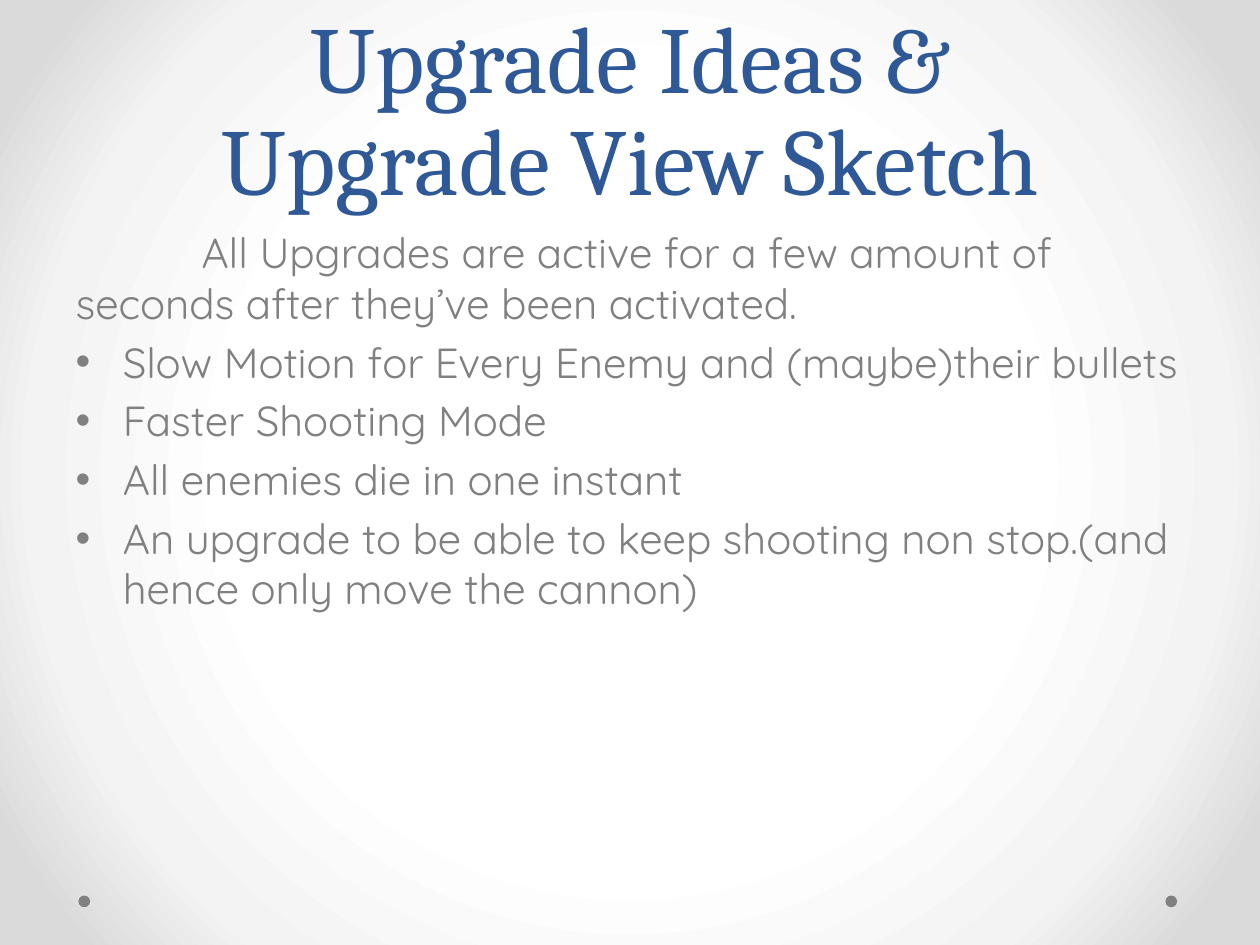
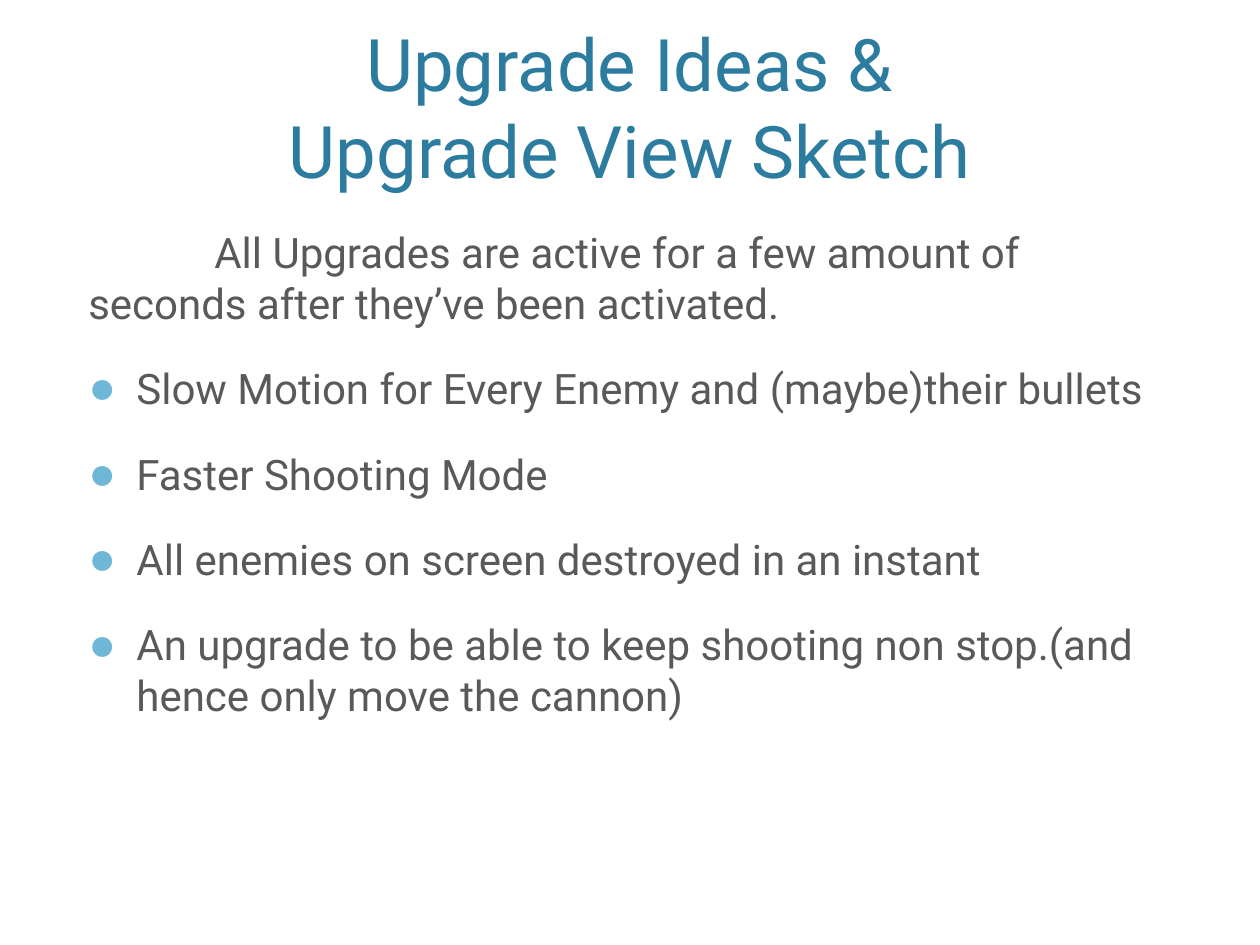
Before and after one commit to mremad/SpaceInvaders-iOS, a slide deck: slide 9 of IPhonePresentation.pptx (slide 4 before the commit). Drawn at 1260x945 pixels with LibreOffice and Linux fonts; fonts in the diff are those of the drawing; background and template pictures are left out. Boxes give left, top, right and bottom in pixels: in the first picture for what was removed or moved away, otherwise in the second. Text is boxed around its words. In the diff, an @@ line names an element or a change of style, - is before the commit and + after.

```diff
--- a/IPhonePresentation.pptx
+++ b/IPhonePresentation.pptx
@@ background gradient #FFFFFF to #F4F4F4 to #DADADA to picture (left out) @@
@@ title "Upgrade Ideas & Upgrade View ..." moved from (x1=221, y1=27, x2=1038, y2=215) to (x1=289, y1=36, x2=970, y2=193) @@
@@ title "Upgrade Ideas & Upgrade View ..." at (x1=289, y1=36, x2=970, y2=193): size 54 to 41.4 pt, font Cambria to Roboto, text colour #2F5897 to #2C7C9F; line spacing 58pt to 1 @@
@@ text "All Upgrades are active for ..." moved from (x1=76, y1=237, x2=1177, y2=613) to (x1=88, y1=236, x2=1143, y2=720) @@
@@ text at (x1=88, y1=236, x2=1143, y2=720): font Quicksand to Roboto, text colour #808080 to #595959 in "All Upgrades are active for a few ...", "Slow Motion for Every Enemy and (maybe)their ...", "Faster Shooting Mode", "An upgrade to be able to keep ..."; more space between paragraphs; bullet • to ● @@
@@ text at (x1=136, y1=543, x2=981, y2=584): text changed; font Quicksand to Roboto; text colour #808080 to #595959 @@
-• All enemies die in one instant
+● All enemies on screen destroyed in an instant
@@ ellipse removed at (x1=78, y1=896, x2=89, y2=907) @@
@@ ellipse removed at (x1=1166, y1=896, x2=1177, y2=907) @@
```
Also in this commit, not shown: 3 other slides changed, 5 slides added, 14 other files.
